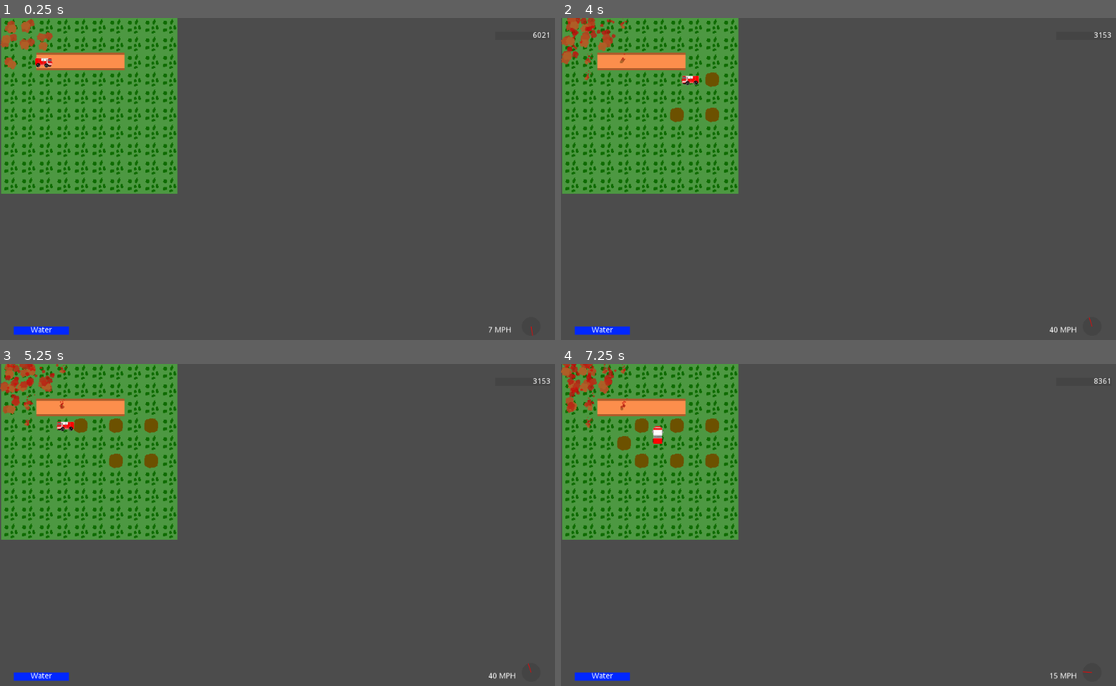
Above: before the commit, frames 1-4 (two rows, left to right).
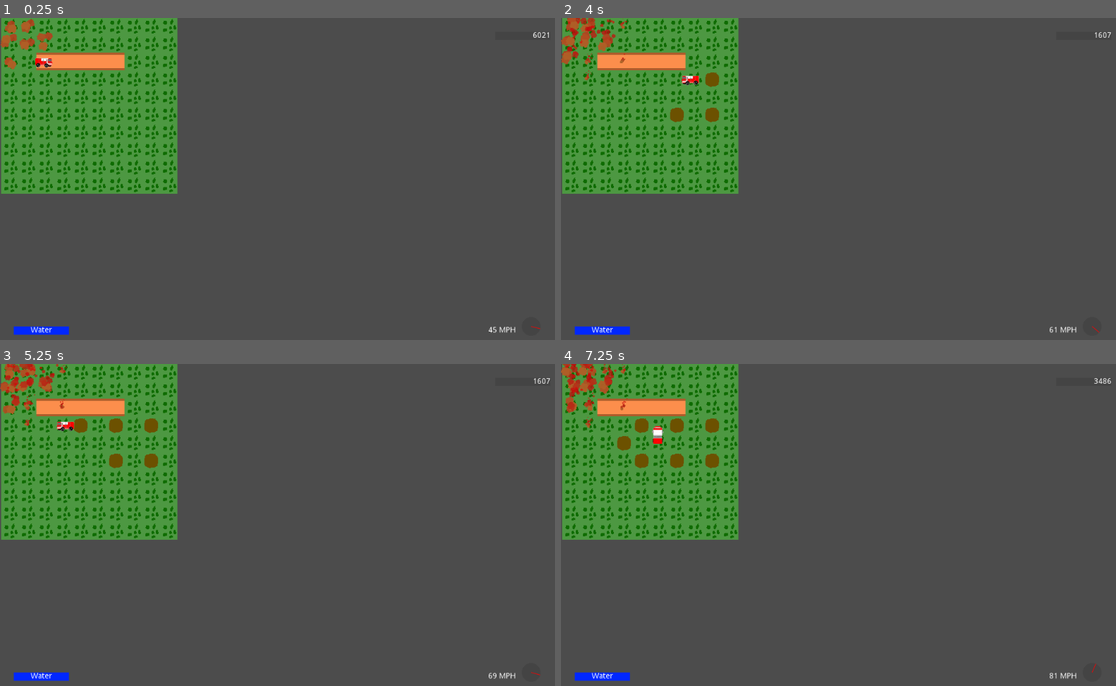
Above: after the commit, the same moments.

Repository: ConsoleCowboysInCyberspace/inferno
Game: Godot game, scene res://Scenes/main_level.tscn
Two runs of this game, one before a commit and one after it. Both use one fixed random seed, a clock stepped at 60 frames per second and the inputs below.
Inputs (mouse positions are in pixels of both pictures, inside the frame that each line leads up to):
- Up to frame 1 (0.25 s): no input
- Up to frame 2 (4 s): move the mouse to (966, 166) at 0.52 s; hold D (truck_right) 0.53-1.28 s; tap Space (dig_trench) every 0.75 s from 0.6 to 3.6 s; click (966, 166) at 0.67 s; move the mouse to (727, 198) at 1.27 s; hold S (truck_down) 1.28-2.03 s; move the mouse to (899, 111) at 2.02 s; hold D (truck_right) 2.03-2.78 s; move the mouse to (816, 249) at 2.77 s; hold W (truck_up) 2.78-3.53 s; click (816, 249) at 2.92 s; move the mouse to (1010, 233) at 3.52 s; hold A (truck_left) from 3.53 s (still down)
- Up to frame 3 (5.25 s): move the mouse to (111, 479) at 4.27 s; tap Space (dig_trench) at 4.35, 5.1 s; move the mouse to (310, 528) at 5.02 s; release A (truck_left) at 5.03 s; hold S (truck_down) from 5.03 s (still down); click (310, 528) at 5.17 s
- Up to frame 4 (7.25 s): move the mouse to (760, 447) at 5.77 s; release S (truck_down) at 5.78 s; hold D (truck_right) 5.78-6.53 s; tap Space (dig_trench) at 5.85, 6.6 s; move the mouse to (966, 512) at 6.52 s; hold W (truck_up) from 6.53 s (still down)

The runs differ from the first frame. In frame 1, less than 0.1% of the frame differs, in the area x 88-98%, y 95-99%; in frame 2, less than 0.1%; in frame 3, less than 0.1%; in frame 4, less than 0.1%.

Commit message:
Add wind singleton and hook up to UI

Diff:
--- a/project.godot
+++ b/project.godot
@@ -28,6 +28,7 @@
 
 tile_manager="*res://scripts/internal_tile_manager.gd"
 Utils="*res://scripts/Utils.gd"
+Wind="*res://scripts/Wind.gd"
 
 [input]
 
--- a/scripts/GUI.gd
+++ b/scripts/GUI.gd
@@ -14,8 +14,8 @@
 
 		set_score(randi() % 10000)
 		# set_water_level(randi() % 100)
-		set_wind_angle(randi() % 360)
-		set_wind_speed(randi() % 100)
+		# set_wind_angle(randi() % 360)
+		# set_wind_speed(randi() % 100)
 
 func set_score(value):
 	score.bbcode_text = "[right]" + String(value) + "[/right]"
--- /dev/null
+++ b/scripts/Wind.gd
@@ -0,0 +1,49 @@
+extends Node
+
+export var wind_speed = 0
+export var wind_angle = 0
+
+signal wind_speed_changed(wind_speed)
+signal wind_angle_changed(wind_angle)
+
+var speed_noise # simplex noise :^)
+var last_speed = 0 # last time we updated speed
+var speed_time = 0 # input to noise generator
+const speed_delay = 0.5 # seconds between speed updates
+const speed_step = 2 # how fast we increment time
+
+var angle_noise
+var last_angle = 0
+var angle_time = 0
+const angle_delay = 0.1
+const angle_step = 0.75
+
+func _ready():
+	var rng = RandomNumberGenerator.new()
+	rng.randomize()
+
+	speed_noise = OpenSimplexNoise.new()
+	speed_noise.seed = rng.randi()
+	angle_noise = OpenSimplexNoise.new()
+	angle_noise.seed = rng.randi()
+
+	_physics_process(1) # set initial values
+
+func _physics_process(delta):
+	var now = OS.get_ticks_msec() / 1000.0
+
+	if now - last_speed > speed_delay:
+		last_speed = now
+		wind_speed = int(60 + 50 * speed_noise.get_noise_1d(speed_time))
+		speed_time += speed_step
+
+		emit_signal("wind_speed_changed", wind_speed)
+		print("speed", wind_speed)
+
+	if now - last_angle > angle_delay:
+		last_angle = now
+		wind_angle = 360 * angle_noise.get_noise_1d(angle_time)
+		angle_time += angle_step
+
+		emit_signal("wind_angle_changed", wind_angle)
+		print("angle", wind_angle)
--- a/scripts/anemometer.gd
+++ b/scripts/anemometer.gd
@@ -6,6 +6,13 @@
 
 const diameter = 35
 onready var speedLabel = get_parent().find_node("WindSpeed")
+
+func _ready():
+	Wind.connect("wind_angle_changed", self, "_set_angle")
+	Wind.connect("wind_speed_changed", self, "_set_speed")
+
+	windAngle = Wind.wind_angle
+	windSpeed = Wind.wind_speed
 
 func _draw():
 	var radAng = deg2rad(windAngle)
